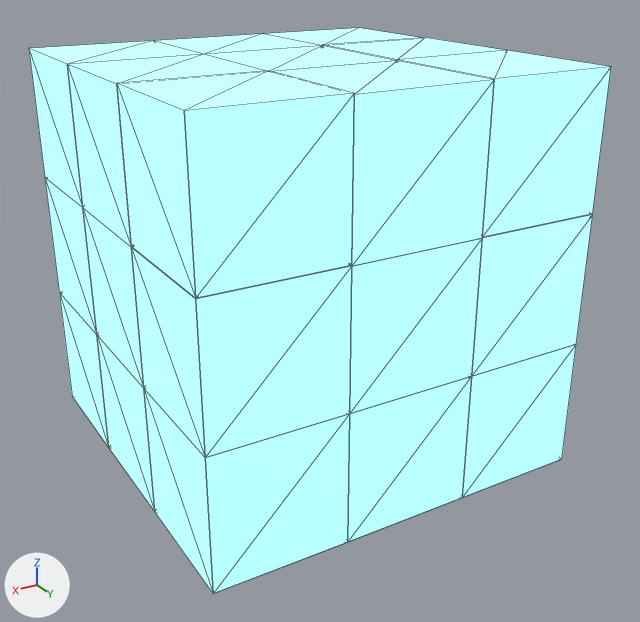
One commit to the Blender file models/cubes.blend: the scene before it, then after it.
Both versions are drawn from a 50 mm lens placed at (3.2, 5.64, 2.33), pointed at (-0.05, 0.22, -0.38). Arrows for +X, +Y and +Z are at lower left; the lights stay in place. Mesh edges are drawn as thin lines.
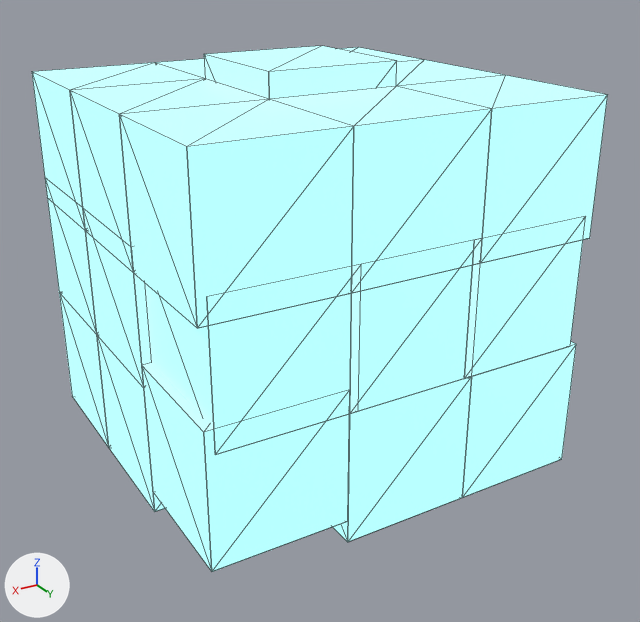
The change, as a list of edits to the scene's bpy script:
```text
Change ob_box6_001:
    ob_box6_001.location: (1.0, 1.0, 0.0) -> (0.934, 1.002, 0.0)
Change ob_box6_004:
    ob_box6_004.location: (-1.0, 1.0, 0.0) -> (-0.934, 1.002, 0.0)
Change ob_box6_012:
    ob_box6_012.location: (0.0, -1.0, 1.0) -> (0.0, -1.0, 0.827)
Change ob_box211:
    ob_box211.location: (-1.0, 1.0, 1.006) -> (-1.0, 1.0, 0.827)
Change ob_box011:
    ob_box011.location: (0.0, 1.0, 1.0) -> (0.0, 1.0, 0.827)
Change ob_box6_018:
    ob_box6_018.location: (-1.0, -1.0, 1.0) -> (-1.0, -1.0, 0.827)
Change ob_box6_021:
    ob_box6_021.location: (1.0, -1.0, 1.0) -> (1.0, -1.0, 0.827)
Change ob_box6_024:
    ob_box6_024.location: (1.0, 0.0, 1.0) -> (1.0, 0.0, 0.827)
Change ob_box111:
    ob_box111.location: (1.0, 1.0, 1.006) -> (1.0, 1.0, 0.827)
Change ob_box6_026:
    ob_box6_026.location: (1.0, 1.0, -1.0) -> (1.0, 1.0, -0.827)
Change ob_box201:
    ob_box201.location: (-1.0, 0.0, 1.006) -> (-1.0, 0.0, 0.827)
```

Changed parts and their boxes [x1, y1, x2, y2] in the pictures (640 x 622 px):
'box111', moved: before [117, 71, 354, 298]; after [119, 99, 354, 328]
'Box6.001', moved: before [131, 247, 352, 458]; after [144, 264, 361, 455]
'Box6.026', moved: before [144, 389, 349, 594]; after [142, 363, 349, 572]
'box011', moved: before [272, 61, 494, 266]; after [271, 86, 492, 266]
'box211', moved: before [397, 50, 611, 237]; after [398, 75, 608, 240]
'Box6.004', moved: before [472, 214, 592, 376]; after [464, 216, 586, 379]
'Box6.024', moved: before [67, 54, 265, 247]; after [70, 79, 268, 272]
'Box6.021', moved: before [29, 41, 201, 208]; after [32, 63, 205, 230]
'box201', moved: before [322, 38, 505, 61]; after [396, 60, 502, 86]
'Box6.012', moved: before [156, 34, 321, 54]; after [155, 59, 205, 78]
'Box6.018', moved: before [266, 28, 420, 46]; after [341, 47, 423, 62]
'Box6.011', unchanged, uncovered by the edit: before [205, 46, 396, 71]; after [204, 46, 397, 99]
